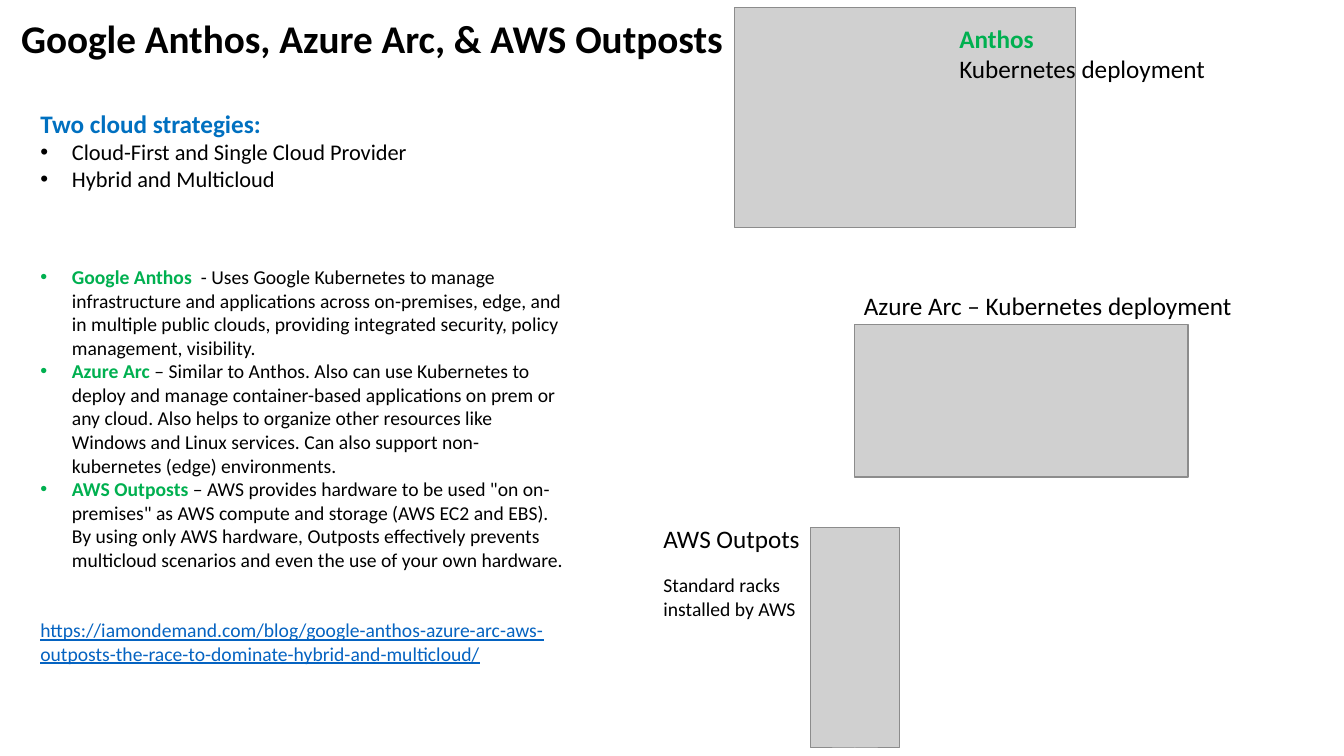
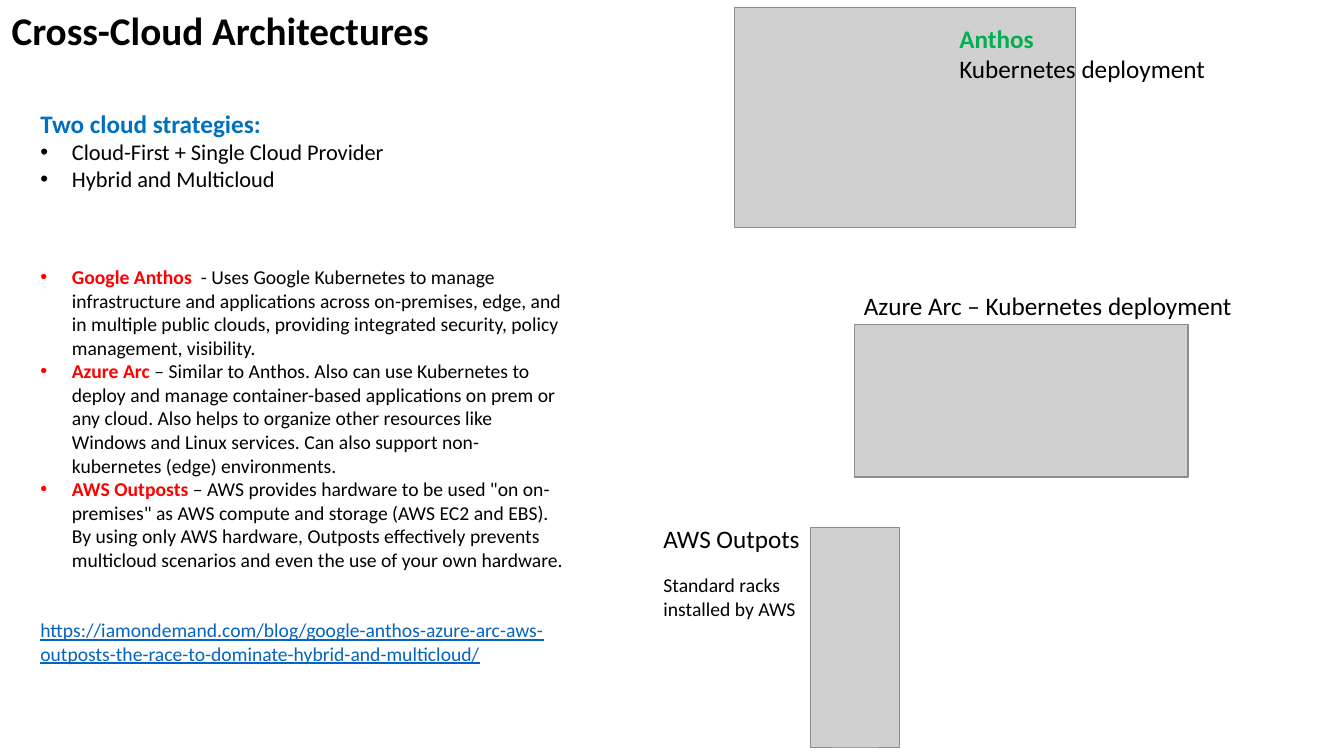
Before and after one commit to lselector/data_architect, a slide deck: slide 1 of DA_13_miscellaneous.pptx (slide 5 before the commit). Drawn at 1344x756 pixels with LibreOffice and Linux fonts; fonts in the diff are those of the drawing; grey boxes stand for pictures. Boxes give left, top, right and bottom in pixels: in the first picture for what was removed or moved away, otherwise in the second. Text is boxed around its words. In the diff, an @@ line names an element or a change of style, - is before the commit and + after.

```diff
--- a/DA_13_miscellaneous.pptx
+++ b/DA_13_miscellaneous.pptx
@@ text at (x1=12, y1=17, x2=429, y2=46): text changed @@
-Google Anthos, Azure Arc, & AWS Outposts
+Cross-Cloud Architectures
@@ text at (x1=72, y1=144, x2=383, y2=164): text changed @@
-• Cloud-First and Single Cloud Provider
+• Cloud-First + Single Cloud Provider
@@ text at (x1=72, y1=270, x2=563, y2=570): text colour #00B050 to #FF0000 in "Google Anthos", "Azure Arc", "AWS Outposts" @@
```
Also in this commit, not shown: 1 other slide changed, 1 other file.
